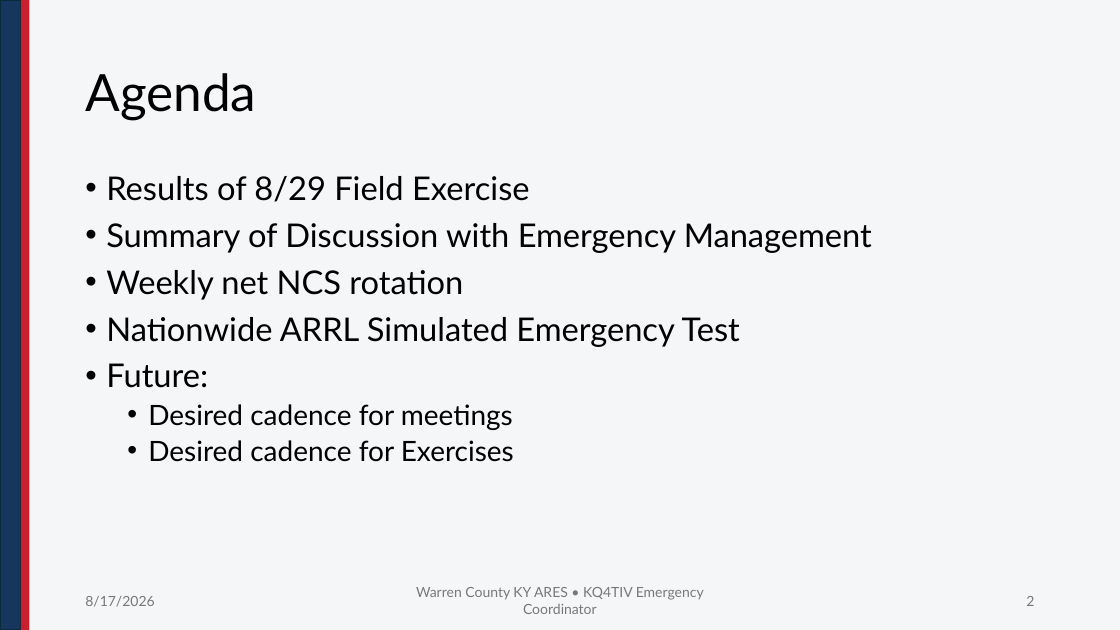
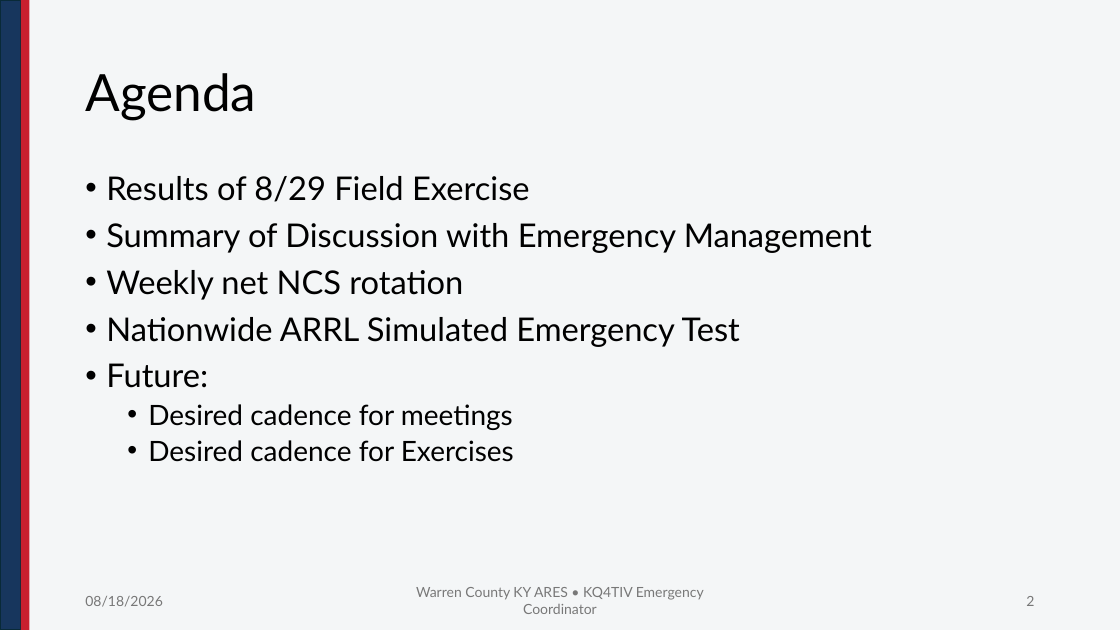
Before and after one commit to nathanielbutts/nathanielbutts.github.io, a slide deck: slide 2 of documents/training/WCKY ARES Meeting 20260903.pptx. Drawn at 1120x630 pixels with LibreOffice and Linux fonts; fonts in the diff are those of the drawing; background and template pictures are left out. Boxes give left, top, right and bottom in pixels: in the first picture for what was removed or moved away, otherwise in the second. Text is boxed around its words. In the diff, an @@ line names an element or a change of style, - is before the commit and + after.

```diff
--- a/documents/training/WCKY ARES Meeting 20260903.pptx
+++ b/documents/training/WCKY ARES Meeting 20260903.pptx
@@ text at [85,596,162,607]: text changed @@
-8/17/2026
+08/18/2026
```
Also in this commit, not shown: 5 other slides changed, 1 slide added.
